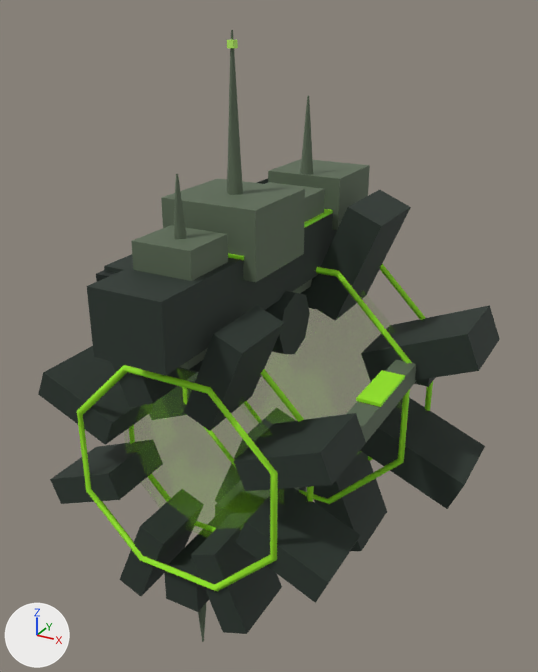
Before and after pictures for a commit that changed the OBJ model GameData/Meshes/Stargate.obj.
The view is the same before and after, from a 50 mm lens placed at (216.0, -367.0, 242.0), pointed at (5.0, 18.0, 50.0). Lighting does not change. The marker at lower left points along +X, +Y and +Z. The picture after the commit comes second. Where no turn or scale is listed for an object, it has been applied to the vertices.

Objects in the first picture: 'stargate_machinery_2', 'stargate_ring_aft_aperture', 'stargate_ring_aft_seg_0', 'stargate_ring_aft_seg_1', 'stargate_ring_aft_seg_2', 'stargate_ring_aft_seg_3', 'stargate_ring_aft_seg_6', 'stargate_ring_fore_aperture', 'stargate_ring_fore_seg_0', 'stargate_ring_fore_seg_1', 'stargate_ring_fore_seg_2', 'stargate_spine' and 28 more.
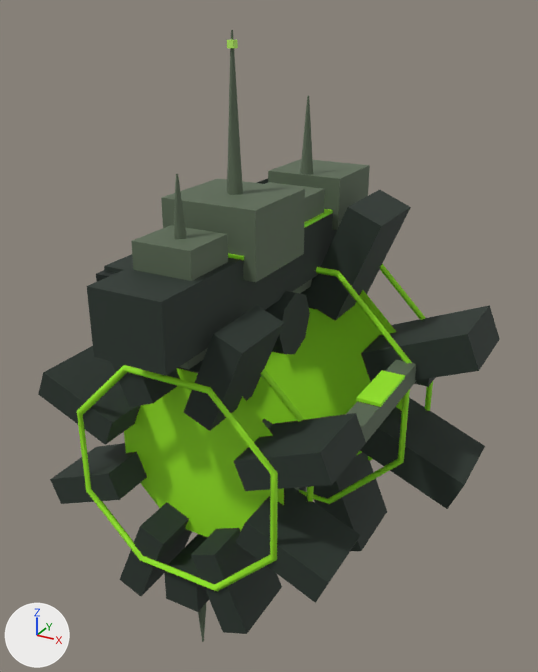
Changed parts and their boxes (x1, y1, x2, y2) in the pictures (538 x 672 px):
'stargate_ring_aft_aperture', recoloured
    both: (124, 368, 284, 537)
'stargate_ring_fore_aperture', recoloured
    both: (247, 290, 403, 456)

What the commit changed:
me_stargate_ring_aft_aperture has 9 vertices, 8 faces and spans x -56.1..56.1, y -58.7, z -56.1..56.1.
me_stargate_ring_aft_aperture no longer uses material mat_aperture (green #9bef1e).
me_stargate_ring_aft_aperture gains material mat_accent (green #9bef1e).
me_stargate_ring_fore_aperture has 9 vertices, 8 faces and spans x -77.0..77.0, y 84.0, z -77.0..77.0.
me_stargate_ring_fore_aperture no longer uses material mat_aperture (green #9bef1e).
me_stargate_ring_fore_aperture gains material mat_accent (green #9bef1e).
